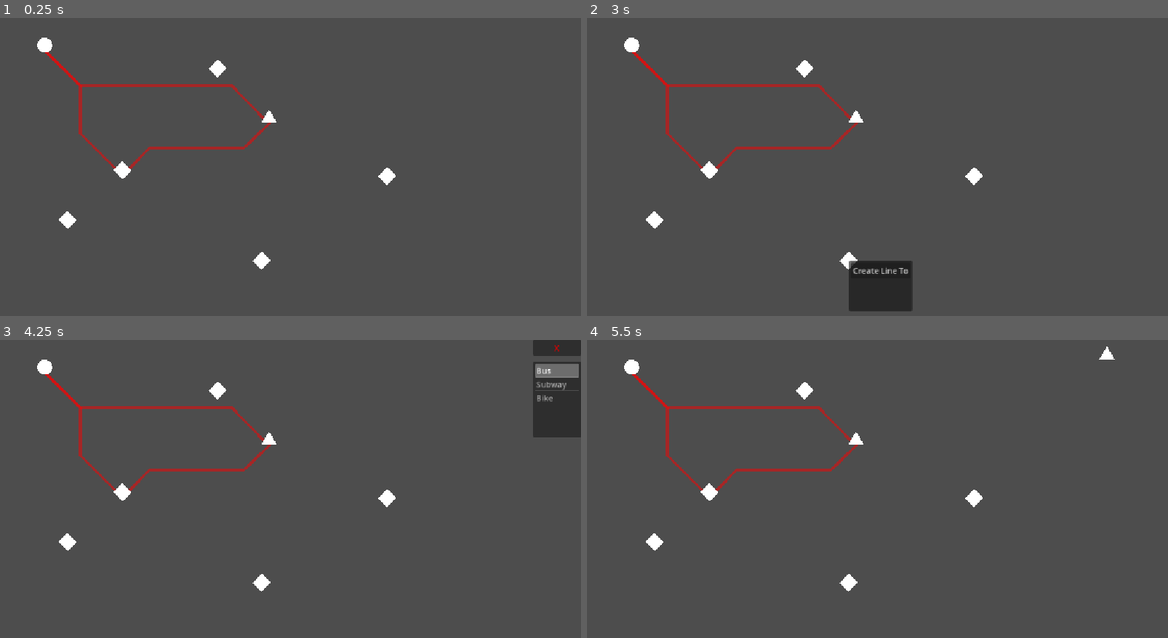
Above: before the commit, frames 1-4 (two rows, left to right).
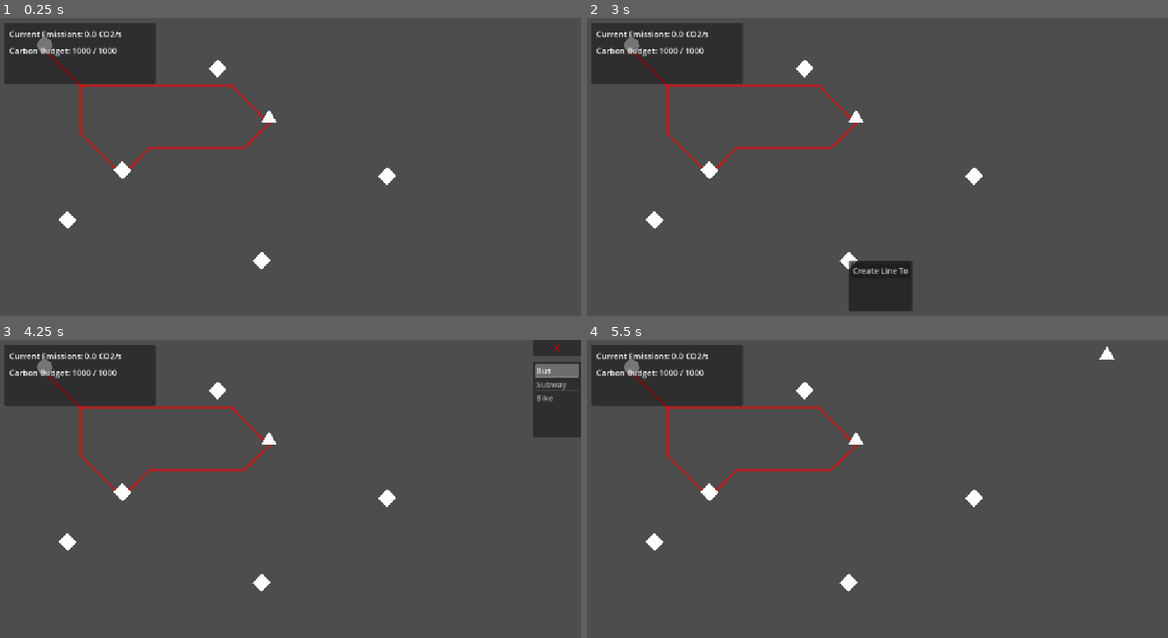
Above: after the commit, the same moments.

Repository: 9thAzure/CarbonCommuter
Game: Godot game, scene res://main/main.tscn
Same seed, same stepped clock (60 frames per second), same inputs: the game is played once before the commit and once after it.
Inputs (mouse positions are in pixels of both pictures, inside the frame that each line leads up to):
- Up to frame 1 (0.25 s): no input
- Up to frame 2 (3 s): tap Enter at 0.5, 2 s; move the mouse to (1005, 164) at 0.52 s; click (1005, 164) at 0.67 s; tap Space at 1.25, 2.75 s; move the mouse to (761, 196) at 1.27 s; click (761, 196) at 1.42 s; move the mouse to (935, 110) at 2.02 s; click (935, 110) at 2.17 s; move the mouse to (848, 247) at 2.77 s; click (848, 247) at 2.92 s
- Up to frame 3 (4.25 s): click "Create Line To" at 3.5 s
- Up to frame 4 (5.5 s): click "X" at 4.25 s; tap Enter at 5 s; move the mouse to (1051, 551) at 5.02 s; click (1051, 551) at 5.17 s

The runs differ from the first frame. In frame 1, 5.1% of the frame differs, in the area x 0-27%, y 1-23%; in frame 2, 5.1%; in frame 3, 5.1%; in frame 4, 5.1%.

Commit message:
Added a box to display the costs and current emisisons

Diff:
--- a/main/main.tscn
+++ b/main/main.tscn
@@ -1,10 +1,11 @@
-[gd_scene load_steps=6 format=3 uid="uid://uyxbuxwhflhv"]
+[gd_scene load_steps=7 format=3 uid="uid://uyxbuxwhflhv"]
 
 [ext_resource type="Script" uid="uid://c1ed4io4y5vd5" path="res://main/main.gd" id="1_3wy1v"]
 [ext_resource type="PackedScene" uid="uid://b0bpoejkkx6vl" path="res://transport/station/station.tscn" id="1_53q0u"]
 [ext_resource type="PackedScene" uid="uid://b6qffreg11fit" path="res://transport/line/line.tscn" id="2_pjrb6"]
 [ext_resource type="PackedScene" uid="uid://dcqldbx31pi3v" path="res://menu/line_creator/line_creator.tscn" id="3_c651c"]
 [ext_resource type="PackedScene" uid="uid://7hbacueo444g" path="res://menu/popup_manager/popup_manager.tscn" id="3_xwkvk"]
+[ext_resource type="PackedScene" uid="uid://cnamwlnifx04k" path="res://utility/picker/EmissionsHud.tscn" id="6_kfbq2"]
 
 [node name="Main" type="Node"]
 script = ExtResource("1_3wy1v")
@@ -58,5 +59,7 @@
 wait_time = 5.0
 autostart = true
 
+[node name="Test" parent="." instance=ExtResource("6_kfbq2")]
+
 [connection signal="create_line" from="PopupManager" to="LineCreator" method="_on_popup_manager_create_line"]
 [connection signal="timeout" from="Timer" to="." method="_on_timer_timeout"]
--- /dev/null
+++ b/utility/picker/EmissionsHud.tscn
@@ -0,0 +1,6 @@
+[gd_scene load_steps=2 format=3 uid="uid://cnamwlnifx04k"]
+
+[ext_resource type="Script" uid="uid://e3kk0m5h1nrw" path="res://utility/picker/test.gd" id="1_x31b5"]
+
+[node name="Test" type="CanvasLayer"]
+script = ExtResource("1_x31b5")
--- /dev/null
+++ b/utility/picker/test.gd
@@ -0,0 +1,62 @@
+extends CanvasLayer
+
+# References to game state (set these from your main game script)
+var current_emissions := 0.0
+var carbon_budget := 1000.0
+var max_budget := 1000.0
+
+@onready var panel = $Panel
+@onready var emissions_label = $Panel/VBoxContainer/EmissionsLabel
+@onready var budget_label = $Panel/VBoxContainer/BudgetLabel
+@onready var budget_bar = $Panel/VBoxContainer/BudgetBar
+
+func _ready() -> void:
+	setup_ui()
+
+func setup_ui() -> void:
+	# Create panel if it doesn't exist
+	if not has_node("Panel"):
+		panel = Panel.new()
+		panel.position = Vector2(10, 10)
+		panel.size = Vector2(300, 120)
+		add_child(panel)
+
+		# Create container for layout
+		var vbox = VBoxContainer.new()
+		vbox.position = Vector2(10, 10)
+		vbox.add_theme_constant_override("separation", 10)
+		panel.add_child(vbox)
+
+		# Emissions label
+		emissions_label = Label.new()
+		emissions_label.add_theme_font_size_override("font_size", 16)
+		vbox.add_child(emissions_label)
+
+		# Budget label
+		budget_label = Label.new()
+		budget_label.add_theme_font_size_override("font_size", 16)
+		vbox.add_child(budget_label)
+
+	update_display()
+
+func _process(_delta: float) -> void:
+	update_display()
+
+func update_display() -> void:
+	# Update emissions
+	emissions_label.text = "Current Emissions: %.1f CO2/s" % current_emissions
+
+	# Update budget
+	budget_label.text = "Carbon Budget: %.0f / %.0f" % [carbon_budget, max_budget]
+
+func set_emissions(value: float) -> void:
+	current_emissions = value
+
+func set_budget(value: float) -> void:
+	carbon_budget = clamp(value, 0, max_budget)
+
+func spend_budget(amount: float) -> bool:
+	if carbon_budget >= amount:
+		carbon_budget -= amount
+		return true
+	return false
--- /dev/null
+++ b/utility/picker/test.tscn
@@ -0,0 +1,3 @@
+[gd_scene format=3 uid="uid://5uxq4dcj15xl"]
+
+[node name="Test" type="CanvasLayer"]
Not shown, added: utility/picker/test.gd.uid
